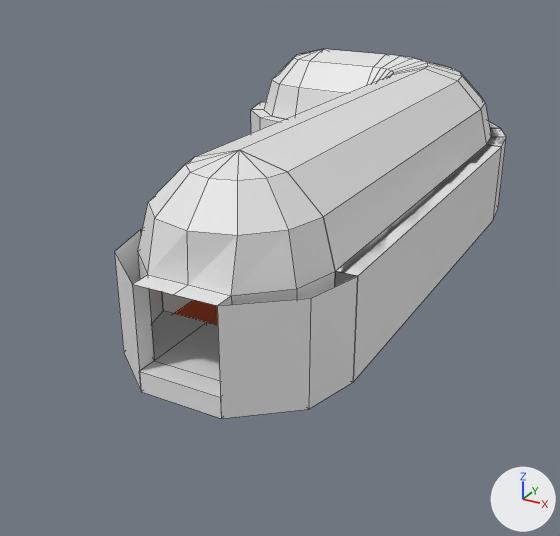
One commit to the Blender file Scenes/islands/volcano/volcano-dungeon/VolcanoDungeon.blend: the scene before it, then after it.
Both versions are drawn from a 50 mm lens placed at (33.1, -48.2, 33.8), pointed at (-6.9, 24.6, -2.6). The axes (+X, +Y, +Z) are drawn at lower right. The lights are the same throughout. Mesh edges are drawn as thin lines.

Before the edit, the objects in view are built like this:
```python
me_cube_012 = bpy.data.meshes.new('Cube.012')
me_cube_012.from_pydata(...)  # 134 vertices, 109 faces; spans x -28.0..11.0, y -11.0..65.0, z -10.0..9.1
# before: 22 (-4.0, -11.0, 0.0) at pixel (132, 284), 27 (0.0, -11.0, 0.0) at pixel (173, 294), 32 (4.0, -11.0, 0.0) at pixel (217, 305), 52 (-4.0, -11.0, -10.0) at pixel (141, 391), 54 (4.0, -11.0, -10.0) at pixel (221, 418)
me_cube_013 = bpy.data.meshes.new('Cube.013')
me_cube_013.from_pydata(...)  # 20 vertices, 18 faces; spans x -6.0..12.0, y -1.0..9.0, z -1.0..1.0
# before: 16 (-1.0, -1.0, -1.0) at pixel (141, 391), 17 (-1.0, -1.0, 1.0) at pixel (139, 371), 18 (7.0, -1.0, 1.0) at pixel (220, 397), 19 (7.0, -1.0, -1.0) at pixel (221, 418)
me_plane = bpy.data.meshes.new('Plane')
me_plane.from_pydata(...)  # 13 vertices, 8 faces; spans x -28.0..9.0, y 0.0..64.0, z 0.0
me_plane.materials.append(mat_material)  # orange #e75600
ob_cube_col = bpy.data.objects.new('Cube-col', me_cube_012)
ob_cube_col.location = (0.0, 6.0, 8.0)
ob_floor_col = bpy.data.objects.new('Floor-col', me_cube_013)
ob_floor_col.location = (-3.0, -4.0, -1.0)
ob_plane = bpy.data.objects.new('Plane', me_plane)
ob_plane.location = (0.0, 5.0, -1.0)
# also in view: 'Entrance_Wall-col' at (-9.5, 38.0, 3.0)
```
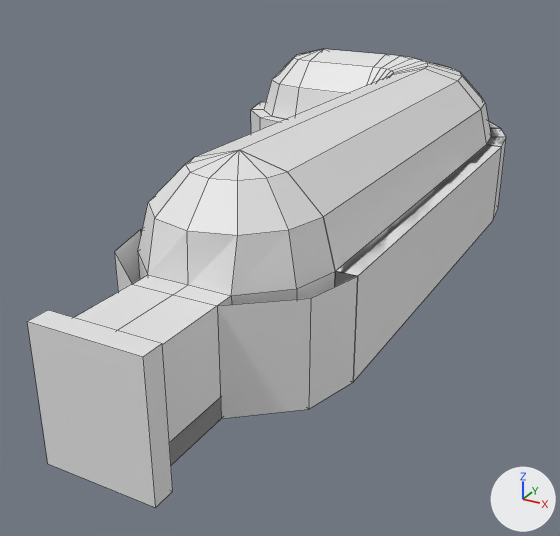
Boxes [x1, y1, x2, y2] around the edits, measured in the pictures (560 x 536 px; the box of a moved part takes in the faces that stretch with it):
```json
{"object": "Cube-col", "change": "reshaped", "before": [115, 49, 506, 418], "after": [74, 49, 506, 465], "on screen": "10% wider, 13% taller"}
{"object": "Cube", "change": "added", "after": [27, 310, 173, 508]}
{"object": "Floor-col", "change": "reshaped", "before": [139, 311, 221, 418], "after": [170, 408, 218, 462]}
{"part": 1, "of": "me_cube_012", "change": "added", "after": [74, 284, 221, 465]}
{"part": 2, "of": "me_cube_013", "change": "moved or reshaped", "before": [139, 361, 221, 418], "after": [170, 408, 218, 462]}
```

Edits to the scene script, one JSON object a line:
```json
{"block": "me_cube_012", "where": "me_cube_012.from_pydata(...)  # 134 vertices, 109 faces; spans x -28.0..11.0, y -11.0..65.0, z -10.0..9.1"}
{"block": "me_cube_012", "where": "# used by ob_cube_col; location = (0.0, 6.0, 8.0)"}
{"block": "me_cube_012", "where": "# verts and faces of me_cube_012; kept vertices keep their numbers, new ones are numbered from 134"}
{"block": "me_cube_012", "change": "me_cube_012 part 1"}
{"op": "add", "block": "me_cube_012", "code": "for new, old in zip([*range(134, 139)], [22, 27, 32, 52, 54]): verts[new] = verts[old] + (0.0, -8.0, 0.0)"}
{"op": "add", "block": "me_cube_012", "code": "faces += [(32, 54, 138, 136), (22, 134, 137, 52), (22, 27, 135, 134), (27, 32, 136, 135)]"}
{"block": "me_cube_013", "where": "me_cube_013.from_pydata(...)  # 20 vertices, 18 faces; spans x -6.0..12.0, y -1.0..9.0, z -1.0..1.0"}
{"block": "me_cube_013", "where": "# used by ob_floor_col; location = (-3.0, -4.0, -1.0)"}
{"block": "me_cube_013", "change": "me_cube_013 part 2"}
{"op": "add", "block": "me_cube_013", "code": "for i in [*range(16, 20)]: me_cube_013.vertices[i].co += Vector((0.0, -8.0, 0.0))"}
{"op": "add", "block": "me_cube_001", "code": ["me_cube_001 = bpy.data.meshes.new('Cube.001')", "me_cube_001.from_pydata(...)  # a box spanning x -1.0..9.0, y -1.0..1.0, z -1.0..11.0"]}
{"op": "add", "block": "ob_cube", "code": ["ob_cube = bpy.data.objects.new('Cube', me_cube_001)", "ob_cube.location = (-4.0, -14.0, -2.0)"]}
```
